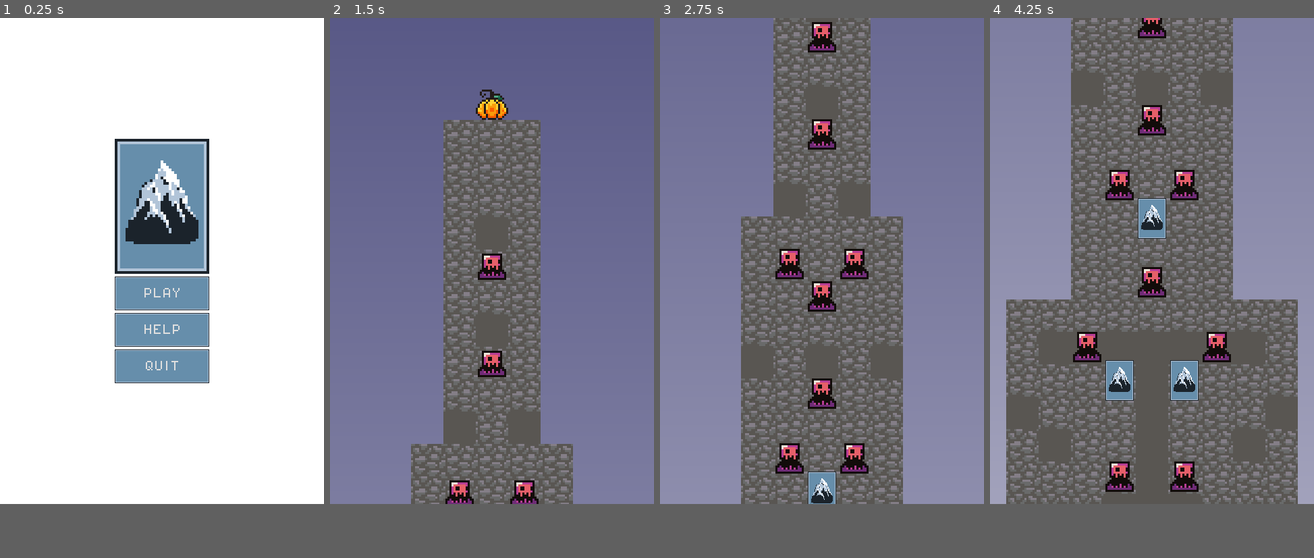
Above: before the commit, frames 1-4 (left to right).
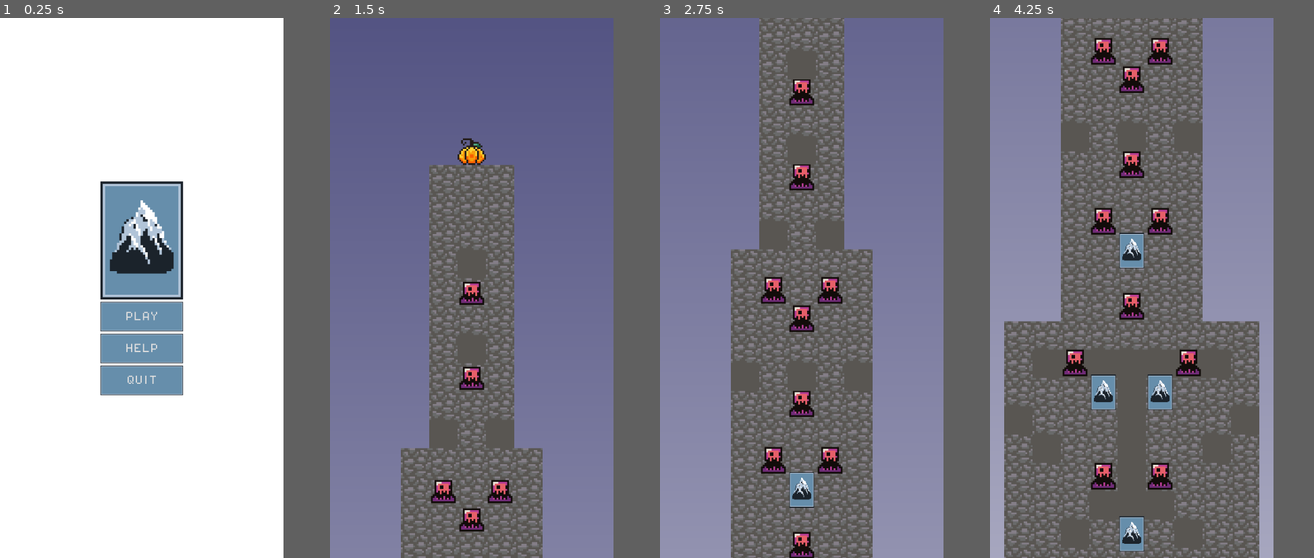
Above: after the commit, the same moments.

Repository: cbouwense/Scale-the-Summit
Game: Godot game, scene res://scenes/main_menu.tscn
Two runs of this game, one before a commit and one after it. Both use one fixed random seed, a clock stepped at 60 frames per second and the inputs below.
Inputs:
- Up to frame 1 (0.25 s): no input
- Up to frame 2 (1.5 s): click "PLAY" at 0.5 s
- Up to frame 3 (2.75 s): no input
- Up to frame 4 (4.25 s): no input
In our replay, the window is 480x720 before the commit and 420x800 after it. These sizes can differ from the game's own. Grey fills any space a smaller window leaves; there, only what the larger window draws over its background counts as a difference.

The runs differ from the first frame. In frame 1, 12% of the frame differs, in the area x 30-65%, y 22-70%; in frame 2, 24%; in frame 3, 32%; in frame 4, 40%, in the area x 0-100%, y 0-100%.

Commit message:
late game adjustments

Diff:
--- a/project.godot
+++ b/project.godot
@@ -18,7 +18,7 @@
 [display]
 
 window/size/viewport_width=480
-window/size/viewport_height=720
+window/size/viewport_height=915
 window/stretch/mode="viewport"
 
 [input]
--- a/scenes/game.tscn
+++ b/scenes/game.tscn
@@ -586,6 +586,10 @@
 position = Vector2(-24, -56)
 card_manager_path = NodePath("../../CardManager")
 
+[node name="Pickup7" parent="Pickups" instance=ExtResource("10_vqq0q")]
+position = Vector2(8, -32)
+card_manager_path = NodePath("../../CardManager")
+
 [node name="Pickup2" parent="Pickups" instance=ExtResource("10_vqq0q")]
 position = Vector2(40, -56)
 card_manager_path = NodePath("../../CardManager")
--- a/scenes/wind.tscn
+++ b/scenes/wind.tscn
@@ -92,7 +92,7 @@
 shape = SubResource("RectangleShape2D_pauab")
 
 [node name="RayCast2D" type="RayCast2D" parent="CollisionShape2D"]
-target_position = Vector2(-200, 0)
+target_position = Vector2(-300, 0)
 collision_mask = 4
 collide_with_areas = true
 collide_with_bodies = false
--- a/scripts/card_manager.gd
+++ b/scripts/card_manager.gd
@@ -192,7 +192,8 @@
 	end_turn_button.set_disabled(true)
 
 	# Discard all cards from hand
-	for card in hand.get_children():
+	for card: Card in hand.get_children():
+		card.set_pressed(false)
 		card.is_selected = false
 		card.order_in_selection = 0
 
@@ -241,7 +242,7 @@
 		3:
 			rows_to_rise = 2
 		4:
-			rows_to_rise = 3
+			rows_to_rise = 2
 	lava_layer.position.y -= (16 * rows_to_rise)
 	await get_tree().create_timer(.5).timeout # Sleep
 
@@ -264,7 +265,7 @@
 
 func reset() -> void:
 	# Get all of the cards from the hand and put them back into the deck
-	for card in hand.get_children():
+	for card: Card in hand.get_children():
 		card.reparent(deck)
 	for card in discard.get_children():
 		card.reparent(deck)
Not shown, changed: out/index.html
Not shown, changed: out/index.pck
